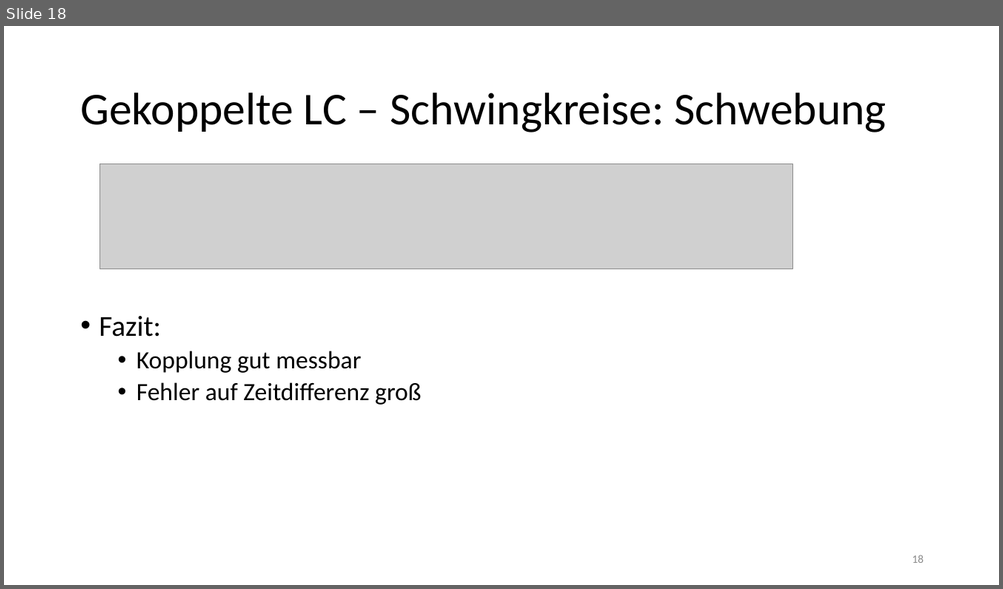
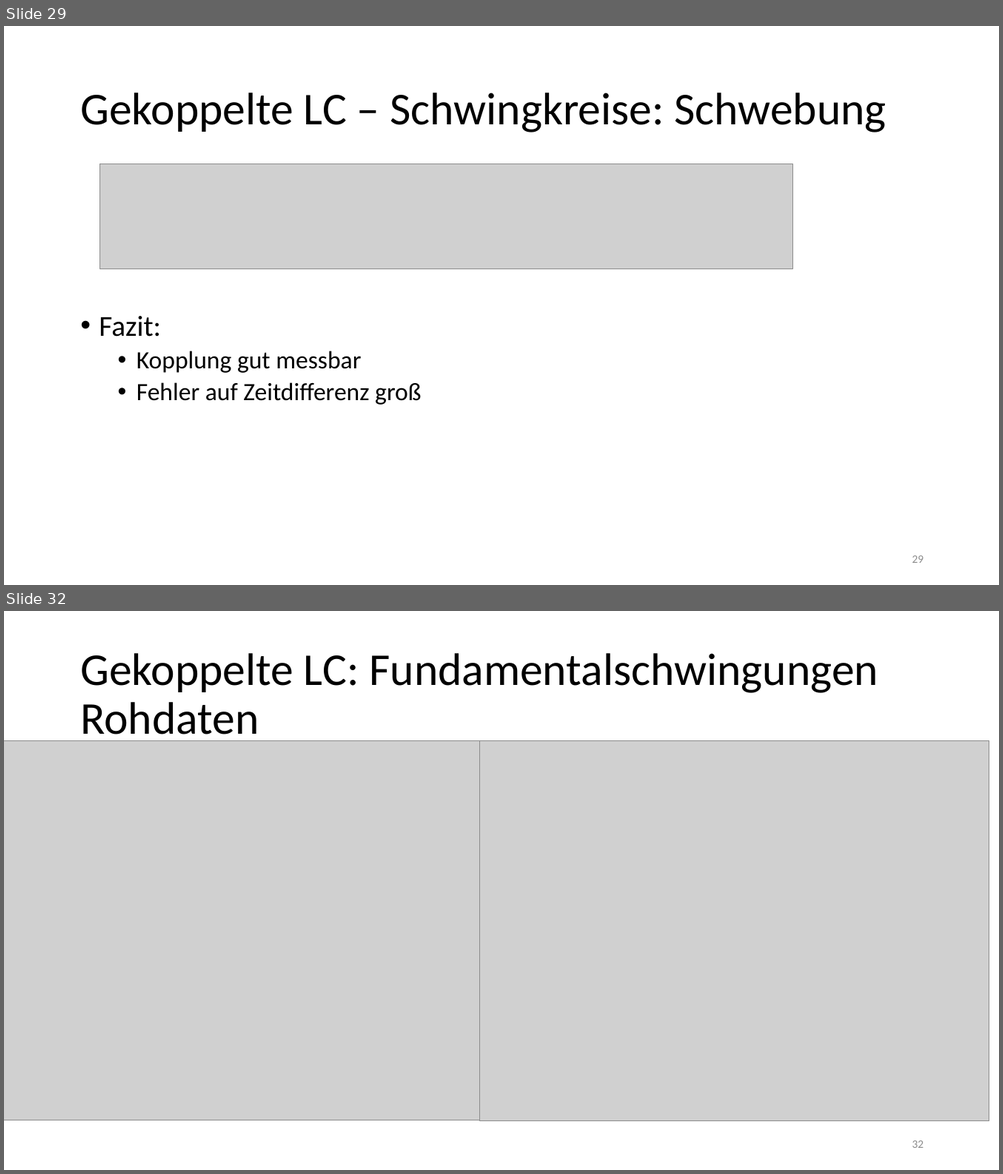
Before and after one commit to thewhitecat/grundpraktikum1, a slide deck: Elektronik/Elektronik.pptx. Shown one above the other, each under a label of ours: slide 18 before the commit, slides 29 and 32 after it; the slides between them are not shown. The pictures are 1003x589 and 1003x1174 pixels, drawn with LibreOffice and Linux fonts; fonts in the diff are those of the drawing; grey boxes stand for pictures. Boxes give left, top, right and bottom in pixels: in the first picture for what was removed or moved away, otherwise in the second. Text is boxed around its words. In the diff, an @@ line names an element or a change of style, - is before the commit and + after.

```diff
--- a/Elektronik/Elektronik.pptx
+++ b/Elektronik/Elektronik.pptx
@@ slide 32 added at [4,611,999,1170], background #FFFFFF @@
@@ title added at [80,653,878,745], 44 pt, text #000000 @@
+Gekoppelte LC: Fundamentalschwingungen
+Rohdaten
@@ picture added at [4,741,513,1121] @@
@@ picture added at [479,741,989,1122] @@
@@ page number added at [912,1141,924,1148], 11 pt, text #8C8C8C @@
+32
@@ what was slide 18 is now slide 29 @@
@@ page number at [912,556,924,563]: text changed @@
-18
+29
```
Also in this commit, not shown: 2 slides changed, 14 other slides added.
